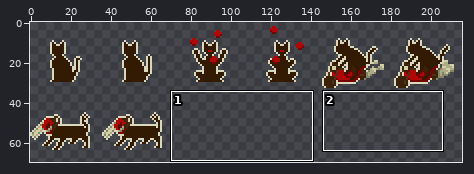
Sprite sheet, stored at Assets/2. - PixelArt/Gato-Sheet.png. The picture above shows the old version from afar; the outline marks the close-up.
Close-up. As it was:
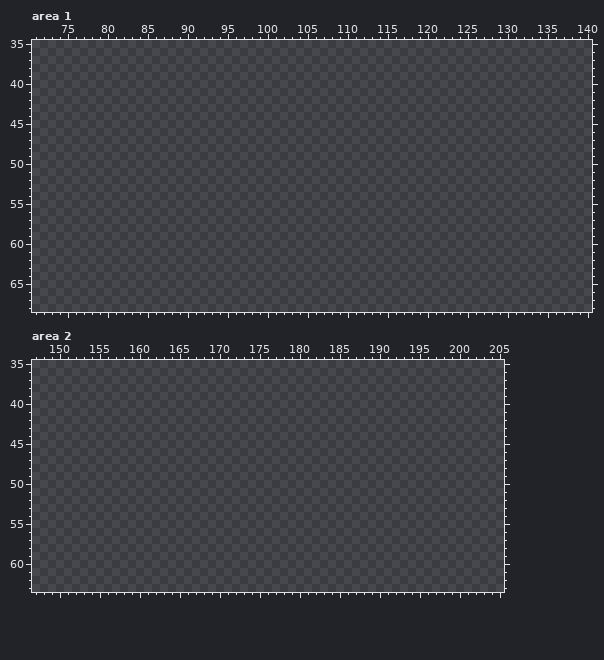
The file is 216x72 pixels. Shown: area 1: x 71..140, y 35..68; area 2: x 147..205, y 35..63. The wide view leaves out empty margins.
Palette (. is transparent): 
Once edited:
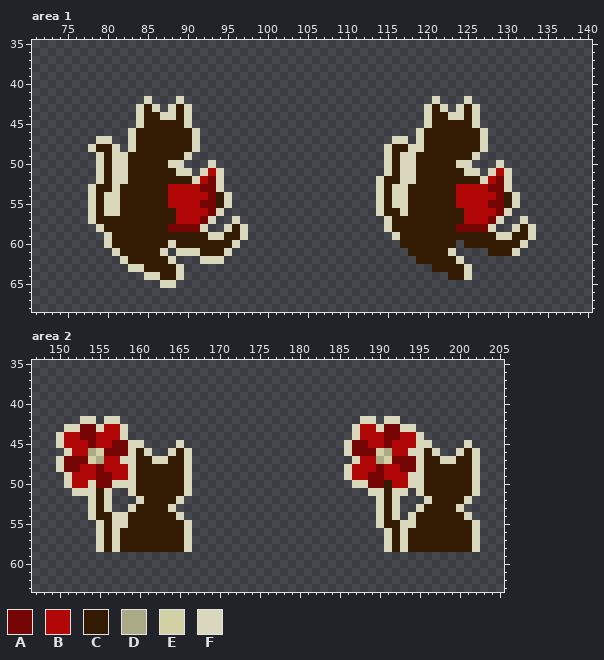
Colours new in this view: A #750505  B #b10707  C #331a02  D #aaaa86  E #d1d1a5  F #d9d8bd
The exact change:
Changed rows in their new state; - is an unchanged pixel.
Area 1:
first column x 78:
42 -------F---F-------------------------------F---F--------
43 ------FCF-FCF-----------------------------FCF-FCF-------
44 ------FCCFFCF-----------------------------FCCFFCF-------
45 ------FCCCCCF-----------------------------FCCCCCF-------
46 -----FCCCCCCCF---------------------------FCCCCCCCF------
47 -FF--FCCCCCCCF------------------------FF-FCCCCCCCF------
48 FCCF-FCCCCCCCF-----------------------FCCFFCCCCCCCF------
49 -FCFFCCCCCCCF------------------------FCFFCCCCCCCF-------
50 -FCFFCCCCCFF---F---------------------FCFFCCCCCFF---F----
51 -FCFFCCCCCCFF-FBF--------------------FCFFCCCCCCFF-FBF---
52 -FCFFCCCCCCCCFBAF-------------------FCCFFCCCCCCCCFBAF---
53 FCCFCCCCCCBBBBAAF-------------------FCFFCCCCCCBBBBAAF---
54 FCFFCCCCCCBBBBBACF------------------FCFFCCCCCCBBBBBACF--
55 FCFFCCCCCCBBBBAACF------------------FCFFCCCCCCBBBBAACF--
56 FCFFCCCCCCCBBBBAF-------------------FCCFCCCCCCCBBBBAF---
57 FCCCCCCCCCCBBBAF--F------------------FCCCCCCCCCBBBAF--F-
58 -FCCCCCCCCAAAAF--FCF-----------------FCCCCCCCCAAAAF--FCF
59 --FCCCCCCCCCCCCFFCCF------------------FCCCCCCCCCCCCFFCCF
60 --FCCCCCCCFCCCCCCCF--------------------CCCCCCC-CCCCCCCF-
61 ---FCCCCCF-FFFCCCF----------------------CCCCCF----CCCF--
62 ----FCCCCCF---FFF------------------------CCCCCF---------
63 -----FFCCCCF-------------------------------CCCCF--------
64 -------FFCCF---------------------------------CCF--------
65 ---------FF---------------------------------------------
Area 2:
first column x 150:
42 ---FF-FF------------------------------FF-FF----------
43 -FFAAFBBF----------------------------FBBFAAFF--------
44 FBBAABBBF----------------------------FBBBAABBF-------
45 FBBBABBAAFF----F--------------------FAABBABBBFF----F-
46 -FBBDEAAAFCF--FCF-------------------FAAAEDBBFFCF--FCF
47 FAAAEDBBFFCCFFCCF--------------------FBBDEAAAFCCFFCCF
48 FAABBABBBFCCCCCCF-------------------FBBBABBAAFCCCCCCF
49 -FBBBAABBFCCCCCCF-------------------FBBAABBBFFCCCCCCF
50 -FBBFAAFFFCCCCCCF--------------------FFAACBBFFCCCCCCF
51 --FFFCF--FCCCCCCF----------------------FFCFF-FCCCCCCF
52 ----FCF---FCCCCF------------------------FCF---FCCCCF-
53 ----FCF--FCCCCF-------------------------FCF--FCCCCF--
54 ----FCCFFCCCCCCF------------------------FCF-FCCCCCCF-
55 -----FCFFCCCCCCCF-----------------------FCCFFCCCCCCCF
56 -----FCFCCCCCCCCF------------------------FCFCCCCCCCCF
57 -----FCFCCCCCCCCF------------------------FCFCCCCCCCCF
58 -----FCFCCCCCCCCF------------------------FCFCCCCCCCCF
Pixel boxes of the changes (left, top, right, bottom) in both close-ups:
added: (88, 96, 248, 288)
added: (376, 96, 536, 280)
added: (56, 416, 192, 552)
added: (344, 416, 480, 552)
